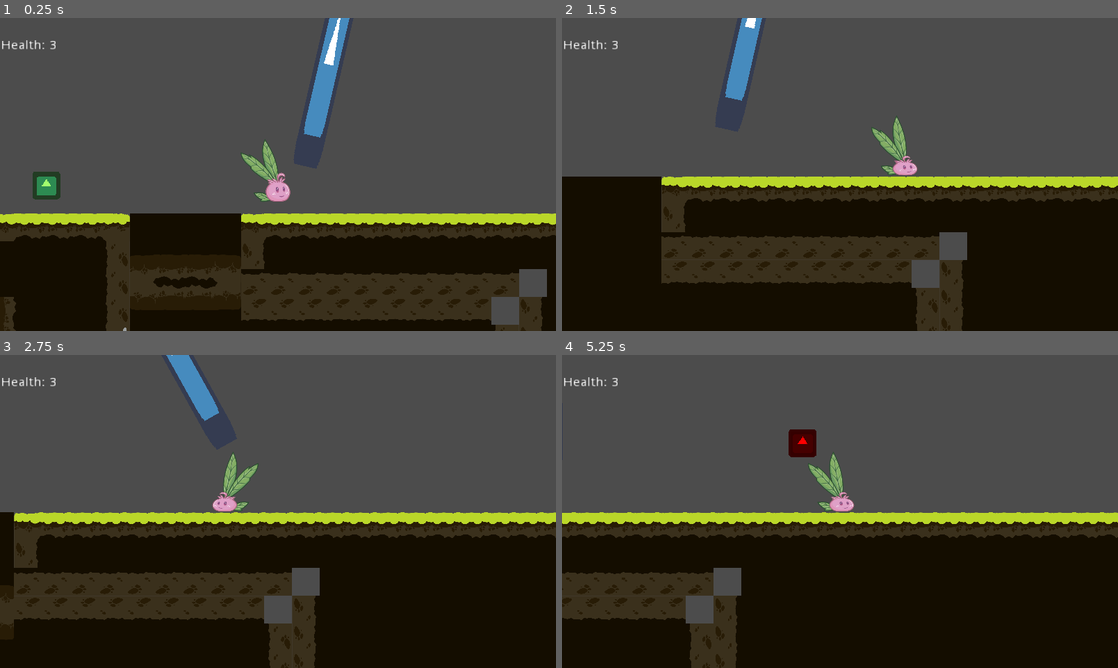
Above: before the commit, frames 1-4 (two rows, left to right).
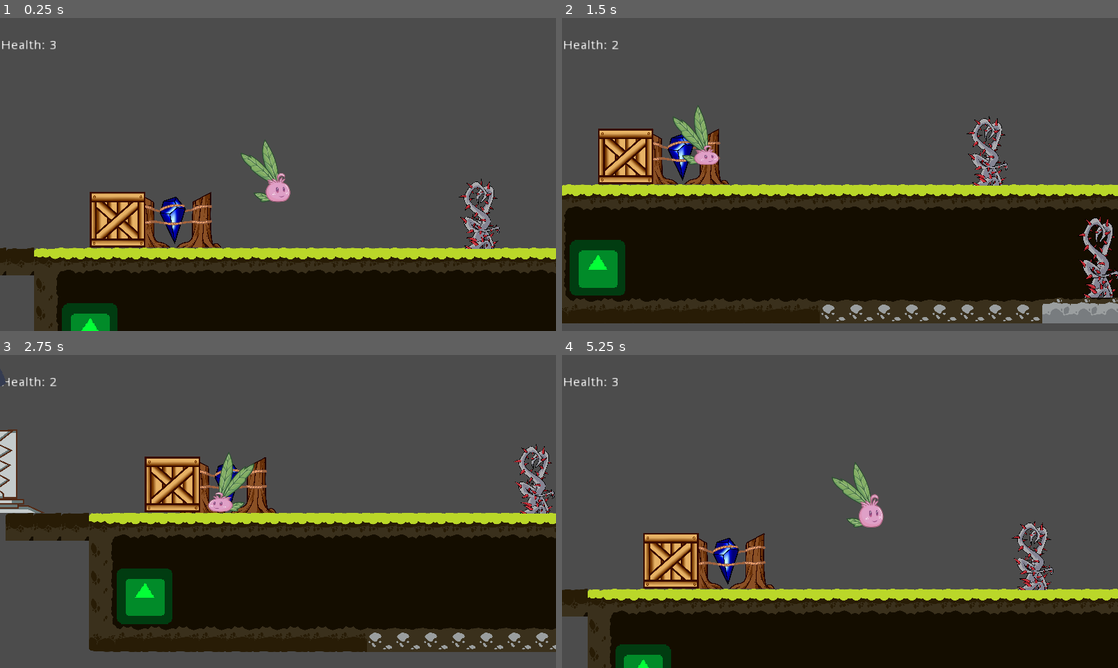
Above: after the commit, the same moments.

Repository: DamianKoch1/OnionsAdventure
Game: Godot game, scene res://Levels/Prototype.tscn
Same seed, same stepped clock (60 frames per second), same inputs: the game is played once before the commit and once after it. The engine's default icon, where the game draws it, is replaced by a stand-in: a white triangle on a blue panel in a dark square.
Inputs:
- Up to frame 1 (0.25 s): no input
- Up to frame 2 (1.5 s): hold Right (ui_right) from 0.53 s (still down); tap E (push) at 0.6, 1.35 s; tap Space (jump) at 0.77 s
- Up to frame 3 (2.75 s): tap Space (jump) at 1.52 s; release Right (ui_right) at 2.03 s; hold Left (ui_left) from 2.03 s (still down); tap E (push) at 2.1 s
- Up to frame 4 (5.25 s): release Left (ui_left) at 2.78 s; hold Right (ui_right) 2.78-4.28 s; tap E (push) every 0.75 s from 2.85 to 5.1 s; tap Space (jump) at 3.02, 3.77, 4.52 s; hold Left (ui_left) 4.28-5.03 s; hold Right (ui_right) from 5.03 s (still down)

The runs differ from the first frame. In frame 1, 31% of the frame differs, in the area x 0-100%, y 0-100%; in frame 2, 31%; in frame 3, 28%; in frame 4, 34%, in the area x 0-100%, y 23-100%.

Commit message:
adjusted snapped trap body

Diff:
--- a/Levels/Prototype.tscn
+++ b/Levels/Prototype.tscn
@@ -63,7 +63,7 @@
 [node name="Onion" parent="." index="4" instance=ExtResource( 4 )]
 
 editor/display_folded = true
-position = Vector2( 1098.78, -52.8673 )
+position = Vector2( 280.585, 163.641 )
 z_index = 5
 z_as_relative = false
 _sections_unfolded = [ "Transform", "Z Index" ]
@@ -118,6 +118,7 @@
 
 [node name="EarthStone2" parent="." index="6" instance=ExtResource( 5 )]
 
+editor/display_folded = true
 position = Vector2( 1120, 576 )
 platformSpeed = 2
 
@@ -150,9 +151,13 @@
 
 [node name="EarthStone5" type="Node2D" parent="." index="8"]
 
-position = Vector2( -224, 544 )
+editor/display_folded = true
+position = Vector2( -426.801, 546.281 )
 script = ExtResource( 7 )
 _sections_unfolded = [ "Transform" ]
+__meta__ = {
+"_edit_group_": true
+}
 platformSpeed = 0.8
 
 [node name="TileMap" parent="EarthStone5" index="0" instance=ExtResource( 8 )]
@@ -173,7 +178,7 @@
 
 z_index = -3
 z_as_relative = false
-tile_data = PoolIntArray( 24, 12, 0, 25, 13, 0, 26, 13, 0, 2 …(5530 unchanged characters)… 807, 0, 0, 589808, 0, 0, 589809, 0, 0, 524288, 12, 0, 524289, 13, 0, 524290, 13, …(7510 unchanged characters)…
+tile_data = PoolIntArray( 24, 12, 0, 25, 13, 0, 26, 13, 0, 2 …(5530 unchanged characters)… 807, 0, 0, 589808, 0, 0, 589809, 0, 0, 589821, 0, 0, 589822, 0, 0, 589823, 0, 0, 524288, 12, 0, 524289, 13, 0, 524290, 13, …(7510 unchanged characters)…
 _sections_unfolded = [ "Cell", "Transform", "Z Index" ]
 
 [node name="Camera" parent="." index="10" instance=ExtResource( 9 )]
@@ -190,7 +195,7 @@
 
 [node name="Rope" parent="." index="12" instance=ExtResource( 11 )]
 
-position = Vector2( 1184, -288 )
+position = Vector2( -224, -96 )
 
 [node name="Box" parent="." index="13" instance=ExtResource( 12 )]
 
@@ -204,7 +209,7 @@
 
 [node name="Trap" parent="." index="15" instance=ExtResource( 14 )]
 
-position = Vector2( -224, 320 )
+position = Vector2( -97.7994, 240.296 )
 scale = Vector2( 0.5, 0.5 )
 
 [node name="Sprite" parent="." index="16" instance=ExtResource( 15 )]
--- a/Objects/Trap/Trap.tscn
+++ b/Objects/Trap/Trap.tscn
@@ -10,11 +10,6 @@
 
 custom_solver_bias = 0.0
 extents = Vector2( 192, 32 )
-
-[sub_resource type="RectangleShape2D" id=2]
-
-custom_solver_bias = 0.0
-extents = Vector2( 27.7846, 159.975 )
 
 [node name="Trap" type="Area2D"]
 
@@ -39,6 +34,7 @@
 [node name="right" type="Sprite" parent="." index="1"]
 
 position = Vector2( 26.047, -4.52453 )
+rotation = -1.5708
 scale = Vector2( 0.174292, 0.153846 )
 texture = ExtResource( 3 )
 offset = Vector2( 437.039, -183.536 )
@@ -47,6 +43,7 @@
 [node name="left" type="Sprite" parent="." index="2"]
 
 position = Vector2( -36.0423, -1.85963 )
+rotation = 1.5708
 scale = Vector2( 0.174292, 0.137339 )
 texture = ExtResource( 4 )
 offset = Vector2( -441.808, -207.951 )
@@ -78,10 +75,11 @@
 friction = 1.0
 bounce = 0.0
 
-[node name="CollisionShape2D" type="CollisionShape2D" parent="triggeredTrap" index="0"]
+[node name="CollisionShape2D" type="CollisionPolygon2D" parent="triggeredTrap" index="0"]
 
 position = Vector2( -3.98111, -82.039 )
 scale = Vector2( 1.32291, 0.496618 )
-shape = SubResource( 2 )
+build_mode = 0
+polygon = PoolVector2Array( -27.08, -155.06, -28.0527, 165.366, -53.3423, 166.23, -65.8074, 233.07, 74.9431, 233.07, 51.3824, 164.502, 26.0714, 164.072, 24.7959, -155.06 )
 
 [connection signal="body_entered" from="." to="." method="_on_Trap_body_entered"]
--- a/Player/Onion.tscn
+++ b/Player/Onion.tscn
@@ -19,7 +19,7 @@
 radius = 17.613
 height = 34.0682
 
-[node name="Onion" type="KinematicBody2D" index="0"]
+[node name="Onion" type="KinematicBody2D"]
 
 position = Vector2( 16, 16 )
 scale = Vector2( 0.5, 0.5 )
Not shown: 1 places in Objects/Trap/Trap.tscn that only renumber resources
